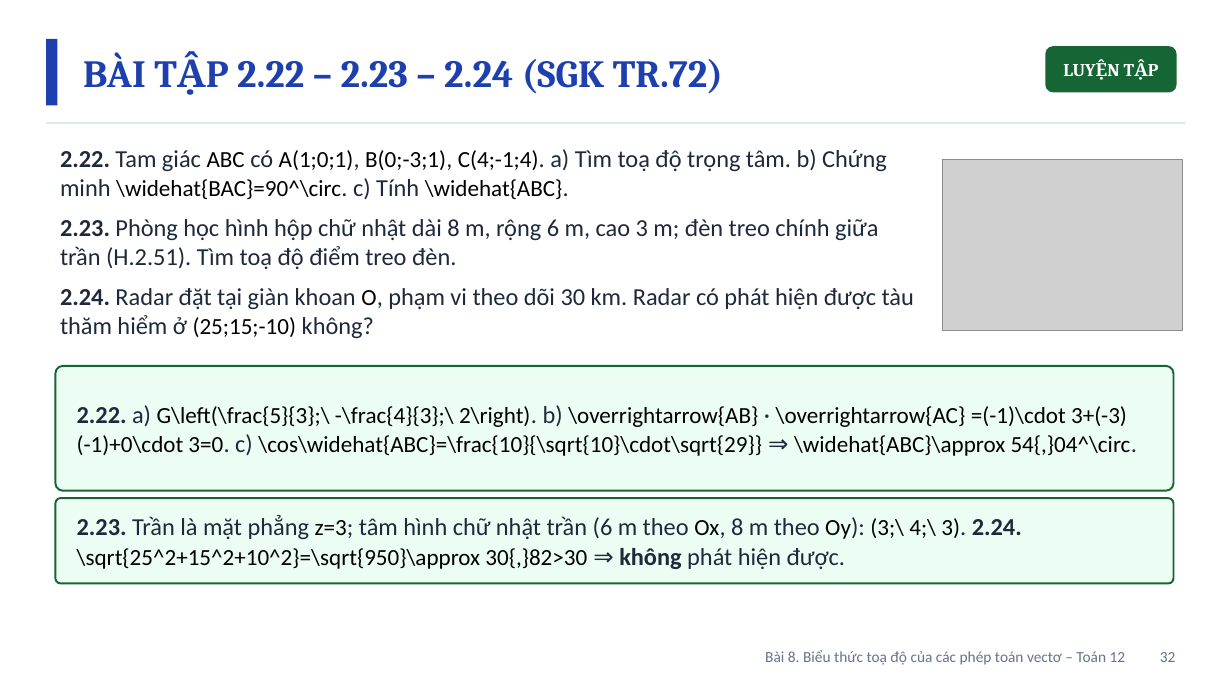
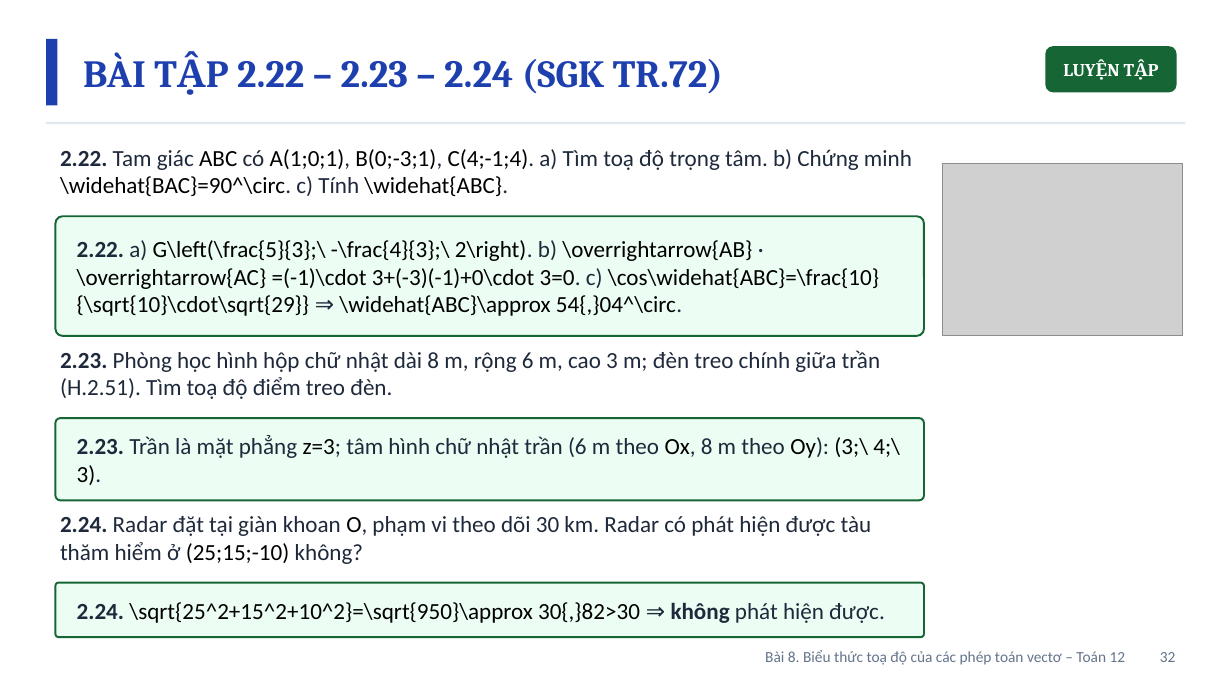
Before and after one commit to Trangtu66/Taode_thi_online, a slide deck: slide 32 of mon/toan/slide/lop12/BaiGiangDienTu_TOAN12_Bai8_BieuThucToaDo_T37-39.pptx. Drawn at 1232x693 pixels with LibreOffice and Linux fonts; fonts in the diff are those of the drawing; grey boxes stand for pictures. Boxes give left, top, right and bottom in pixels: in the first picture for what was removed or moved away, otherwise in the second. Text is boxed around its words. In the diff, an @@ line names an element or a change of style, - is before the commit and + after.

```diff
--- a/mon/toan/slide/lop12/BaiGiangDienTu_TOAN12_Bai8_BieuThucToaDo_T37-39.pptx
+++ b/mon/toan/slide/lop12/BaiGiangDienTu_TOAN12_Bai8_BieuThucToaDo_T37-39.pptx
@@ text "2.22. Tam giác ABC có ..." at box(60, 149, 912, 196): size 19 to 18 pt in "2.22. Tam giác có A(1;0;1), B(0;-3;1), C(4;-1;4). ..." @@
@@ picture: place and size @@
-picture at box(943, 160, 1183, 331)
+picture at box(943, 164, 1183, 335)
@@ rounded rectangle: place and size @@
-rounded rectangle at box(55, 366, 1174, 491)
+rounded rectangle at box(55, 216, 924, 335)
@@ text at box(60, 219, 914, 338): paragraphs removed @@
-2.23. Phòng học hình hộp chữ nhật dài 8 m, rộng 6 m, cao 3 m; đèn treo chính giữa trần (H.2.51). Tìm toạ độ điểm treo đèn.
-2.24. Radar đặt tại giàn khoan O, phạm vi theo dõi 30 km. Radar có phát hiện được tàu thăm hiểm ở (25;15;-10) không?
@@ text "2.22. a) G\left(\frac{5}{3};\ -\frac{4}{3};\ 2\right). ...": place and size @@
-text "2.22. a) G\left(\frac{5}{3};\ -\frac{4}{3};\ 2\right). ..." at box(77, 405, 1131, 456)
+text "2.22. a) G\left(\frac{5}{3};\ -\frac{4}{3};\ 2\right). ..." at box(77, 240, 879, 316)
@@ text "2.22. a) G\left(\frac{5}{3};\ -\frac{4}{3};\ 2\right). ..." at box(77, 240, 879, 316): size 19 to 18 pt in "2.22. a) 2\right). b) · 3=0. c) ..." @@
@@ text added at box(60, 350, 881, 399), 18 pt, text #1E293B @@
+2.23. Phòng học hình hộp chữ nhật dài 8 m, rộng 6 m, cao 3 m; đèn treo chính giữa trần (H.2.51). Tìm toạ độ điểm treo đèn.
@@ rounded rectangle added at box(55, 418, 924, 500), fill #ECFDF3, outline #166534 1.5 pt @@
@@ text at box(77, 435, 900, 485): text changed; size 19 to 18 pt @@
-2.23. Trần là mặt phẳng z=3; tâm hình chữ nhật trần (6 m theo Ox, 8 m theo Oy): (3;\ 4;\ 3). 2.24. \sqrt{25^2+15^2+10^2}=\sqrt{950}\approx 30{,}82>30 ⇒ không phát hiện được.
+2.23. Trần là mặt phẳng z=3; tâm hình chữ nhật trần (6 m theo Ox, 8 m theo Oy): (3;\ 4;\ 3).
@@ text added at box(60, 516, 872, 564), 18 pt, text #1E293B @@
+2.24. Radar đặt tại giàn khoan O, phạm vi theo dõi 30 km. Radar có phát hiện được tàu thăm hiểm ở (25;15;-10) không?
@@ rounded rectangle: place and size @@
-rounded rectangle at box(55, 498, 1174, 583)
+rounded rectangle at box(55, 582, 924, 637)
@@ text added at box(77, 602, 885, 623), 18 pt, text #000000 @@
+2.24. \sqrt{25^2+15^2+10^2}=\sqrt{950}\approx 30{,}82>30 ⇒ không phát hiện được.
```
Also in this commit, not shown: 1 other slide changed, 7 other files.
